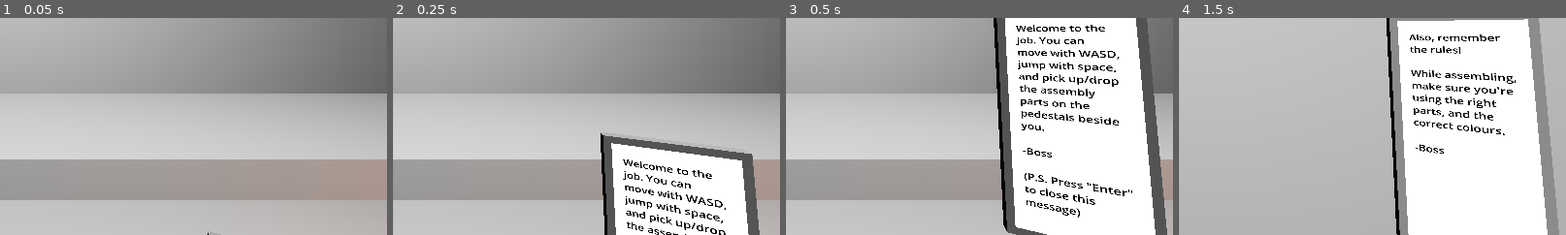
Above: before the commit, frames 1-4 (left to right).
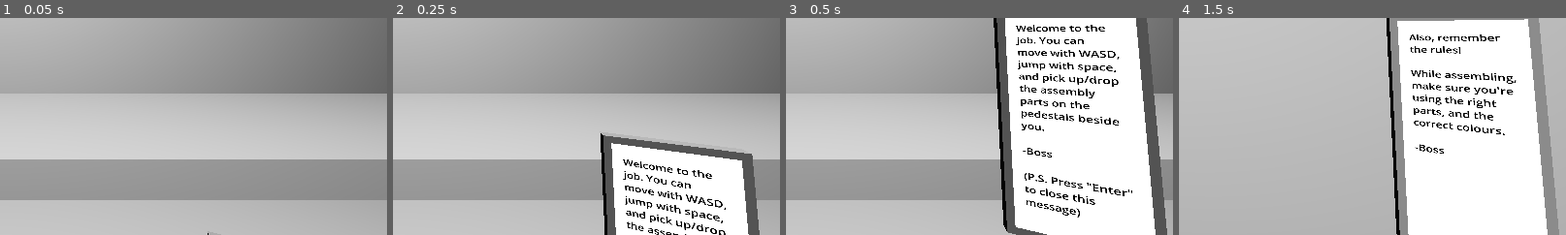
Above: after the commit, the same moments.

Repository: GriffinBaxter/The-Assembly-Line
Game: Godot game, scene res://Scenes/main.tscn
Same seed, same stepped clock (60 frames per second), same inputs: the game is played once before the commit and once after it.
Inputs (mouse positions are % of the whole screen's width and height, from its top left):
- Up to frame 1 (0.05 s): no input
- Up to frame 2 (0.25 s): no input
- Up to frame 3 (0.5 s): no input
- Up to frame 4 (1.5 s): tap Enter (accept) at 0.5 s; move the mouse to (55, 50) at 0.52 s; hold Enter (accept) 0.53-1.28 s; hold W (forward) from 0.53 s (still down); tap Space (jump) at 0.77 s; move the mouse to (45, 50) at 1.27 s; tap E (interact) at 1.35 s
The pictures show only the part of the screen within x 50-100%, y 50-100%; the shares and areas given below are measured in that part.

The runs differ from the first frame. In frame 1, 2.9% of the frame differs, in the area x 82-100%, y 65-84%; in frame 2, 1.2%; in frame 3, 0.5%; in frame 4, nothing differs.

Commit message:
Incrementally introduce new assemblies and parts

Diff:
--- a/Scenes/main.tscn
+++ b/Scenes/main.tscn
@@ -24,7 +24,8 @@
 
 [node name="Main" type="Node3D"]
 script = ExtResource("1_n6l7l")
-assemblies = Array[PackedScene]([ExtResource("2_ve6ix"), ExtResource("3_wv2kn"), ExtResource("4_p1jq4"), ExtResource("5_3u0nk"), ExtResource("6_7sdf2")])
+base_assemblies = Array[PackedScene]([ExtResource("2_ve6ix"), ExtResource("3_wv2kn")])
+additional_assemblies = Array[PackedScene]([ExtResource("6_7sdf2"), ExtResource("5_3u0nk"), ExtResource("4_p1jq4")])
 
 [node name="WorldEnvironment" type="WorldEnvironment" parent="."]
 environment = SubResource("Environment_dwayo")
@@ -32,7 +33,7 @@
 [node name="Player" type="CharacterBody3D" parent="." node_paths=PackedStringArray("parts")]
 transform = Transform3D(1, 0, 0, 0, 1, 0, 0, 0, 1, 0, 2, 0)
 script = ExtResource("2_va1j2")
-parts = [NodePath("../Parts/LegRedPartHolder/LegRed"), NodeP …(70 unchanged characters)… artHolder/LegBlue"), NodePath("../Parts/CandlePartHolder/Candle"), NodePath("../Parts/LightBulbHolder/LightBulb"), NodePath("../Parts/LaptopScreenHolder/LaptopScreen")]
+parts = [NodePath("../Parts/LegRedPartHolder/LegRed"), NodeP …(70 unchanged characters)… artHolder/LegBlue"), NodePath("../Parts/AdditionalParts/CandlePartHolder/Candle"), NodePath("../Parts/AdditionalParts/LightBulbHolder/LightBulb"), NodePath("../Parts/AdditionalParts/LaptopScreenHolder/LaptopScreen")]
 
 [node name="CollisionShape3D" type="CollisionShape3D" parent="Player"]
 shape = SubResource("CapsuleShape3D_so5g5")
@@ -100,23 +101,25 @@
 [node name="LegGrey" parent="Parts/LegGreyPartHolder" instance=ExtResource("4_7xyn0")]
 transform = Transform3D(-1.13133e-08, -0.258819, 0.965926, 1, -4.37114e-08, 0, 4.2222e-08, 0.965926, 0.258819, 0, 0.275, 0)
 
-[node name="CandlePartHolder" parent="Parts" instance=ExtResource("4_i8rpd")]
+[node name="AdditionalParts" type="Node3D" parent="Parts"]
+
+[node name="CandlePartHolder" parent="Parts/AdditionalParts" instance=ExtResource("4_i8rpd")]
 transform = Transform3D(1, 0, 0, 0, 1, 0, 0, 0, 1, 4, 1.25, 0)
 use_collision = true
 
-[node name="Candle" parent="Parts/CandlePartHolder" instance=ExtResource("10_x1d7j")]
+[node name="Candle" parent="Parts/AdditionalParts/CandlePartHolder" instance=ExtResource("10_x1d7j")]
 transform = Transform3D(5, 0, 0, 0, 5, 0, 0, 0, 5, 0, 0.433458, 0)
 
-[node name="LightBulbHolder" parent="Parts" instance=ExtResource("4_i8rpd")]
+[node name="LightBulbHolder" parent="Parts/AdditionalParts" instance=ExtResource("4_i8rpd")]
 transform = Transform3D(1, 0, 0, 0, 1, 0, 0, 0, 1, 4, 1.25, 2)
 use_collision = true
 
-[node name="LightBulb" parent="Parts/LightBulbHolder" instance=ExtResource("11_83r84")]
+[node name="LightBulb" parent="Parts/AdditionalParts/LightBulbHolder" instance=ExtResource("11_83r84")]
 transform = Transform3D(5, 0, 0, 0, 5, 0, 0, 0, 5, 0, 0.344794, 0)
 
-[node name="LaptopScreenHolder" parent="Parts" instance=ExtResource("4_i8rpd")]
+[node name="LaptopScreenHolder" parent="Parts/AdditionalParts" instance=ExtResource("4_i8rpd")]
 transform = Transform3D(1, 0, 0, 0, 1, 0, 0, 0, 1, 4, 1.25, 4)
 use_collision = true
 
-[node name="LaptopScreen" parent="Parts/LaptopScreenHolder" instance=ExtResource("13_114ty")]
+[node name="LaptopScreen" parent="Parts/AdditionalParts/LaptopScreenHolder" instance=ExtResource("13_114ty")]
 transform = Transform3D(1, 0, 0, 0, -4.37114e-08, 1, 0, -1, -4.37114e-08, 0, 0.25495, 0)
--- a/Scripts/main.gd
+++ b/Scripts/main.gd
@@ -1,17 +1,22 @@
 extends Node3D
 
-@export var assemblies: Array[PackedScene]
+@export var base_assemblies: Array[PackedScene]
+@export var additional_assemblies: Array[PackedScene]
 
+var current_assemblies: Array[PackedScene]
 var assembly: CSGPrimitive3D
 var rng = RandomNumberGenerator.new()
-var actions := [action_1, action_2]
+var actions := [action_1, action_2, action_3, action_4]
 var current_action := -1
 
 @onready var phone: CSGBox3D = $Player/Head/Camera3D/Phone
+@onready var additional_parts: Node3D = $Parts/AdditionalParts
 
 
 func _ready() -> void:
-	phone.phone_hidden.connect(_on_phone_hidden)
+	additional_parts.position -= Vector3(0, 10, 0)
+	current_assemblies = base_assemblies
+	phone.phone_hidden.connect(next_action)
 	phone.show_phone(
 		(
 			"Welcome to the job. You can move with WASD, jump with space, and pick up/drop the "
@@ -21,15 +26,15 @@
 	)
 
 
-func _on_phone_hidden() -> void:
+func next_action() -> void:
 	current_action += 1
 	if current_action < actions.size():
 		actions[current_action].call()
 
 
 func assembly_line_loop() -> void:
-	var assembly_index = rng.randi_range(0, assemblies.size() - 1)
-	assembly = assemblies[assembly_index].instantiate()
+	var assembly_index = rng.randi_range(0, current_assemblies.size() - 1)
+	assembly = current_assemblies[assembly_index].instantiate()
 	get_tree().get_root().add_child.call_deferred(assembly)
 	await assembly.ready
 
@@ -52,5 +57,36 @@
 
 
 func action_2() -> void:
+	for i in range(3):
+		await assembly_line_loop()
+	next_action()
+
+
+func action_3() -> void:
+	additional_parts.position += Vector3(0, 9, 0)
+	get_tree().create_tween().tween_property(
+		additional_parts,
+		"position",
+		Vector3(
+			additional_parts.position.x,
+			additional_parts.position.y + 1,
+			additional_parts.position.z
+		),
+		1
+	)
+	phone.show_phone(
+		(
+			"FYI: we're not just making furniture anymore, we're expanding our lineup.\n\n"
+			+ "Look to your right to find the new parts.\n\n-Boss"
+		)
+	)
+
+
+func action_4() -> void:
+	current_assemblies = additional_assemblies
+	for i in range(3):
+		await assembly_line_loop()
+	base_assemblies.append_array(additional_assemblies)
+	current_assemblies = base_assemblies
 	while true:
 		await assembly_line_loop()
